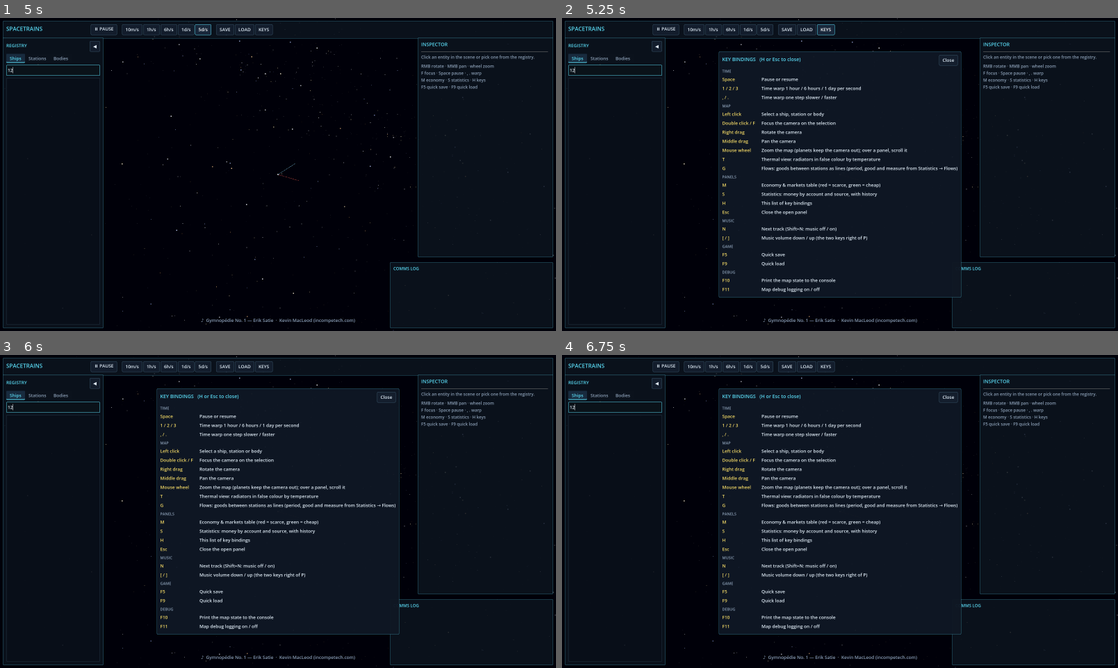
Above: before the commit, frames 1-4 (two rows, left to right).
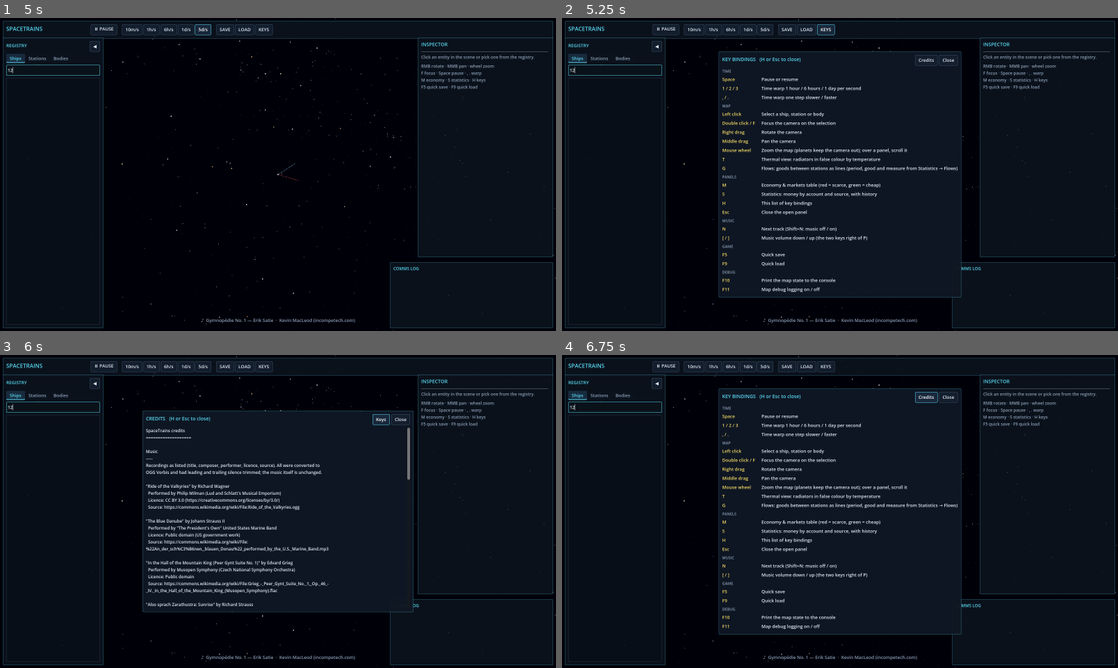
Above: after the commit, the same moments.

Repository: irigi/SpaceTrains
Game: Godot game, scene res://scenes/Main.tscn
The game is run twice, just before and just after one commit, with the same random seed, the same clock (stepped at 60 frames per second) and the same inputs.
Inputs (mouse positions are in pixels of both pictures, inside the frame that each line leads up to):
- Up to frame 1 (5 s): click (55, 71) at 0.52 s; type "12" at 0.6 s; click "10m/s" at 1.25 s; click "1h/s" at 2 s; click "6h/s" at 2.75 s; click "1d/s" at 3.5 s; click "5d/s" at 4.25 s
- Up to frame 2 (5.25 s): click "KEYS" at 5 s
- Up to frame 3 (6 s): click (366, 398) at 5.75 s, where only the run after the commit has a clickable "Credits"
- Up to frame 4 (6.75 s): click (945, 420) at 6.5 s, where only the run after the commit has a clickable "Keys"

Frame 1 is identical in both runs. In frame 2, less than 0.1% of the frame differs, in the area x 63-68%, y 11-16%; in frame 3, 14%, in the area x 25-75%, y 10-90%; in frame 4, 0.1%.

Commit message:
Music credits: CREDITS.txt from the manifest (tools/package/make_credits.py), Credits view in the help panel, package and export carry it; music plan closed
Co-Authored-By: Claude Opus 5.5 <noreply@anthropic.com>

Diff:
--- a/godot/scripts/ui/HelpPanel.gd
+++ b/godot/scripts/ui/HelpPanel.gd
@@ -1,8 +1,15 @@
-# The key bindings table (H to show; H, Esc or Close to hide).
+# The key bindings table (H to show; H, Esc or Close to hide), and the credits (music, planet maps,
+# fonts) from assets/CREDITS.txt, written by tools/package/make_credits.py.
 extends PanelContainer
 
 const UiTheme := preload("res://scripts/ui/UiTheme.gd")
 const KeyBindings := preload("res://scripts/ui/KeyBindings.gd")
+const CREDITS_PATH := "res://assets/CREDITS.txt"
+
+var title: Label
+var grid: GridContainer
+var credits: ScrollContainer
+var credits_button: Button
 
 func _ready() -> void:
     visible = false
@@ -13,19 +20,22 @@
 
     var header := HBoxContainer.new()
     box.add_child(header)
-    var title := Label.new()
-    title.text = "KEY BINDINGS   (H or Esc to close)"
+    title = Label.new()
     title.size_flags_horizontal = Control.SIZE_EXPAND_FILL
     title.add_theme_color_override("font_color", UiTheme.ACCENT)
     title.add_theme_font_size_override("font_size", 14)
     header.add_child(title)
+    credits_button = Button.new()
+    credits_button.focus_mode = Control.FOCUS_NONE
+    credits_button.pressed.connect(func() -> void: _show_credits(not credits.visible))
+    header.add_child(credits_button)
     var close := Button.new()
     close.text = "Close"
     close.focus_mode = Control.FOCUS_NONE
     close.pressed.connect(hide)
     header.add_child(close)
 
-    var grid := GridContainer.new()
+    grid = GridContainer.new()
     grid.columns = 2
     grid.add_theme_constant_override("h_separation", 18)
     grid.add_theme_constant_override("v_separation", 3)
@@ -39,8 +49,32 @@
         grid.add_child(_label(binding["keys"], UiTheme.CREDITS, 13))
         grid.add_child(_label(binding["action"], UiTheme.TEXT_PRIMARY, 13))
 
+    credits = ScrollContainer.new()
+    credits.custom_minimum_size = Vector2(760, 520)
+    credits.horizontal_scroll_mode = ScrollContainer.SCROLL_MODE_DISABLED
+    box.add_child(credits)
+    var text := _label(_credits_text(), UiTheme.TEXT_PRIMARY, 12)
+    text.autowrap_mode = TextServer.AUTOWRAP_WORD_SMART
+    text.size_flags_horizontal = Control.SIZE_EXPAND_FILL
+    credits.add_child(text)
+    _show_credits(false)
+
 func toggle() -> void:
     visible = not visible
+    if visible:
+        _show_credits(false)
+
+func _show_credits(on: bool) -> void:
+    credits.visible = on
+    grid.visible = not on
+    title.text = ("CREDITS" if on else "KEY BINDINGS") + "   (H or Esc to close)"
+    credits_button.text = "Keys" if on else "Credits"
+
+func _credits_text() -> String:
+    var file := FileAccess.open(CREDITS_PATH, FileAccess.READ)
+    if file == null:
+        return "Credits: %s is missing." % CREDITS_PATH
+    return file.get_as_text()
 
 func _label(text: String, color: Color, font_size: int) -> Label:
     var label := Label.new()
Not shown, added: godot/assets/CREDITS.txt
Not shown, changed: godot/export_presets.cfg
Not shown, changed: docs/modules/deployment.md
Not shown, changed: docs/modules/ui_observer.md
Not shown, removed: docs/plans/music.md
Not shown, changed: docs/roadmap.md
Not shown, changed: tools/package/build_release.sh
